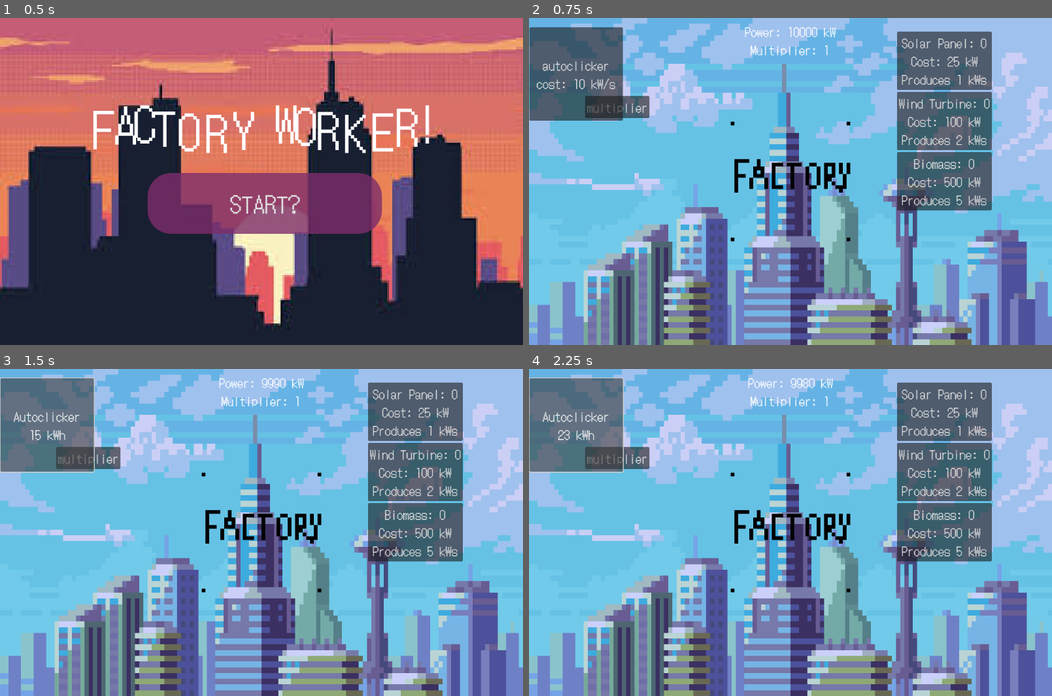
Above: before the commit, frames 1-4 (two rows, left to right).
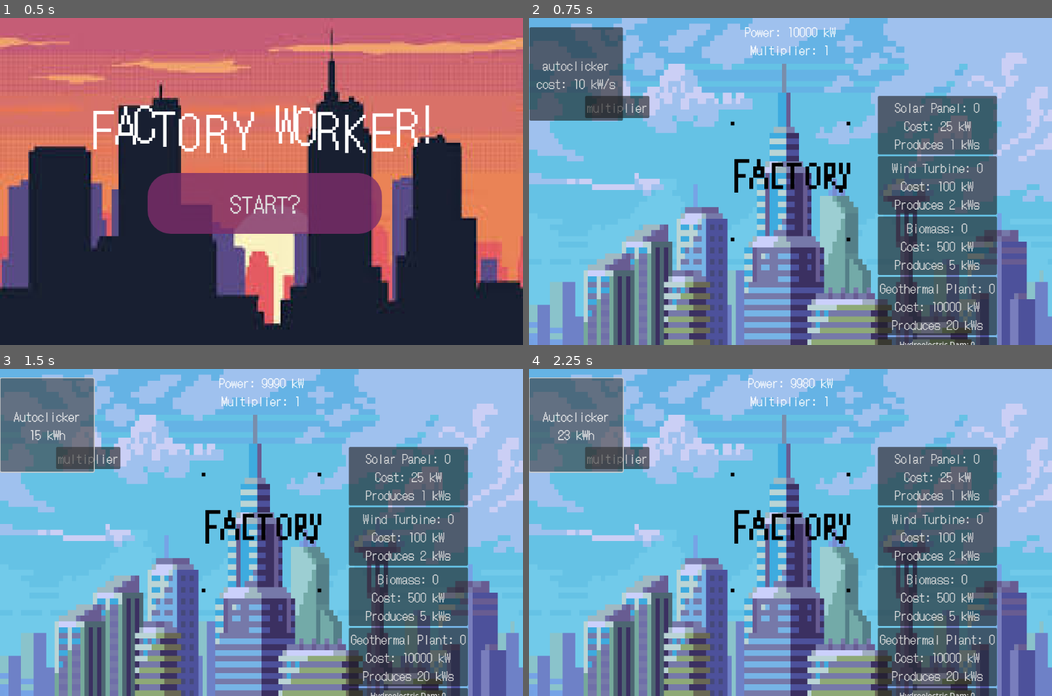
Above: after the commit, the same moments.

Repository: chu0029/SusGame
Game: Godot game, scene res://scenes/menu_start.tscn
The game is run twice, just before and just after one commit, with the same random seed, the same clock (stepped at 60 frames per second) and the same inputs.
Inputs:
- Up to frame 1 (0.5 s): no input
- Up to frame 2 (0.75 s): click "START?" at 0.5 s
- Up to frame 3 (1.5 s): click "autoclicker cost: 10 kW/s" at 1.25 s
- Up to frame 4 (2.25 s): click "Autoclicker 15 kWh" at 2 s

Frame 1 is identical in both runs. In frame 2, 16% of the frame differs, in the area x 66-90%, y 4-100%; in frame 3, 16%; in frame 4, 16%.

Commit message:
hydroeelctric dam

Diff:
--- a/scenes/gametest.tscn
+++ b/scenes/gametest.tscn
@@ -7,7 +7,7 @@
 [ext_resource type="AudioStream" uid="uid://bou11k5vvk7ai" path="res://e_s015.ogg" id="5_1dvly"]
 [ext_resource type="Texture2D" uid="uid://i6623btw2mrp" path="res://background placeholder.png" id="6_i0h8x"]
 
-[node name="Control" type="Control" node_paths=PackedStringArray("counter", "multipcounter", "timer", "soundfactory", "soundupgrade", "autoclicker", "solarpanel", "windturbine", "biomass")]
+[node name="Control" type="Control" node_paths=PackedStringArray("counter", "multipcounter", "timer", "soundfactory", "soundupgrade", "autoclicker", "solarpanel", "windturbine", "biomass", "geothermalplant", "hydroelectricdam")]
 layout_mode = 3
 anchors_preset = 15
 anchor_right = 1.0
@@ -24,10 +24,13 @@
 solarpanel = NodePath("ScrollContainer/HBoxContainer/VBoxContainer/solarpanel")
 windturbine = NodePath("ScrollContainer/HBoxContainer/VBoxContainer/windturbine")
 biomass = NodePath("ScrollContainer/HBoxContainer/VBoxContainer/biomass")
+geothermalplant = NodePath("ScrollContainer/HBoxContainer/VBoxContainer/geothermalplant")
+hydroelectricdam = NodePath("ScrollContainer/HBoxContainer/VBoxContainer/hydroelectricdam")
 
 [node name="TextureRect" type="TextureRect" parent="."]
 z_index = -1
 custom_minimum_size = Vector2(1120, 700)
+layout_mode = 0
 offset_right = 1120.0
 offset_bottom = 700.0
 texture = ExtResource("6_i0h8x")
@@ -108,10 +111,10 @@
 anchors_preset = -1
 anchor_right = 0.04
 anchor_bottom = 0.124
-offset_left = 788.0
-offset_top = 29.0
-offset_right = 1189.2
-offset_bottom = 378.2
+offset_left = 747.0
+offset_top = 167.0
+offset_right = 1148.2
+offset_bottom = 696.2
 
 [node name="HBoxContainer" type="HBoxContainer" parent="ScrollContainer"]
 layout_mode = 2
@@ -140,6 +143,19 @@
 Cost: 500 kW
 Produces 5 kWs"
 
+[node name="geothermalplant" type="Button" parent="ScrollContainer/HBoxContainer/VBoxContainer"]
+layout_mode = 2
+theme = ExtResource("3_34im5")
+text = "Geothermal Plant: 0
+Cost: 10000 kW
+Produces 20 kWs"
+
+[node name="hydroelectricdam" type="Button" parent="ScrollContainer/HBoxContainer/VBoxContainer"]
+layout_mode = 2
+text = "Hydroelectric Dam: 0
+Cost: 50000 kW
+Produces 100 kWs"
+
 [connection signal="timeout" from="Timer" to="." method="_on_timer_timeout"]
 [connection signal="pressed" from="factory" to="." method="_on_factory_pressed"]
 [connection signal="pressed" from="multiplier" to="." method="_on_multiplier_pressed"]
@@ -147,3 +163,5 @@
 [connection signal="pressed" from="ScrollContainer/HBoxContainer/VBoxContainer/solarpanel" to="." method="_on_solarpanel_pressed"]
 [connection signal="pressed" from="ScrollContainer/HBoxContainer/VBoxContainer/windturbine" to="." method="_on_windturbine_pressed"]
 [connection signal="pressed" from="ScrollContainer/HBoxContainer/VBoxContainer/biomass" to="." method="_on_biomass_pressed"]
+[connection signal="pressed" from="ScrollContainer/HBoxContainer/VBoxContainer/geothermalplant" to="." method="_on_geothermalplant_pressed"]
+[connection signal="pressed" from="ScrollContainer/HBoxContainer/VBoxContainer/hydroelectricdam" to="." method="_on_hydroelectricdam_pressed"]
--- a/scripts/gametest.gd
+++ b/scripts/gametest.gd
@@ -10,6 +10,7 @@
 @export var windturbine: Button
 @export var biomass: Button
 @export var geothermalplant: Button
+@export var hydroelectricdam: Button
 
 var power: int = 10000
 var multiplier : int = 1
@@ -17,10 +18,12 @@
 
 var AutoclickC = 10
 
+#sustainable upgrades
 var solarpanelcount : int = 0
 var windturbinecount : int = 0
 var biomasscount : int = 0
 var geothermalplantcount : int = 0
+var hydroelectricdamcount : int = 0
 
 # Called when the node enters the scene tree for the first time.
 func _ready() -> void:
@@ -41,6 +44,7 @@
 	power += 1 * solarpanelcount
 	power += 2 * windturbinecount
 	power += 5 * biomasscount
+	power += 20 * geothermalplantcount
 
 func _on_factory_pressed() -> void:
 	CreatePower()
@@ -87,6 +91,18 @@
 		biomass.text = 'Biomass Boiler: %s \n Cost: 500 kW \n Produces 3 kW/s' %biomasscount
 		soundupgrade.play()
 
+func _on_geothermalplant_pressed() -> void:
+	if power >= 10000:
+		timer.start()
+		geothermalplantcount += 1
+		power -= 10000
+		geothermalplant.text = 'Geothermal Plant: %s \n Cost: 10000 kW \n Produces 20 kW/s' %geothermalplantcount
+		soundupgrade.play()
 
-func _on_geothermalplant_pressed() -> void:
-	pass # Replace with function body.
+func _on_hydroelectricdam_pressed() -> void:
+	if power >= 50000:
+		timer.start()
+		hydroelectricdamcount += 1
+		power -= 50000
+		hydroelectricdam.text = 'Hydroelectric Dam: %s \n Cost: 50000 kW \n Produces 100 kW/s' %hydroelectricdam
+		soundupgrade.play()
